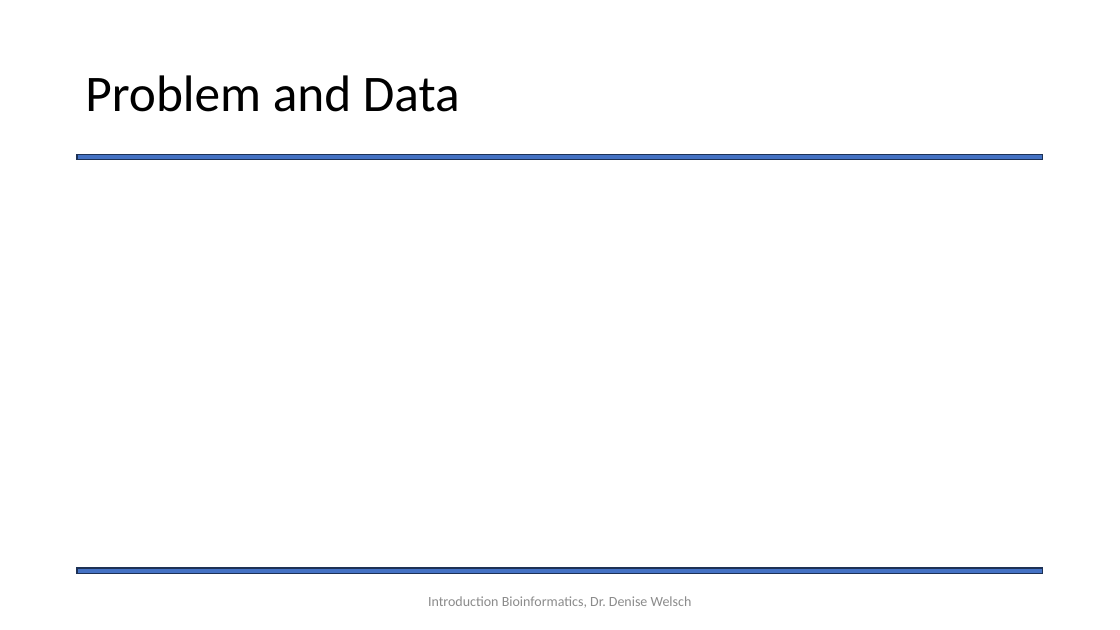
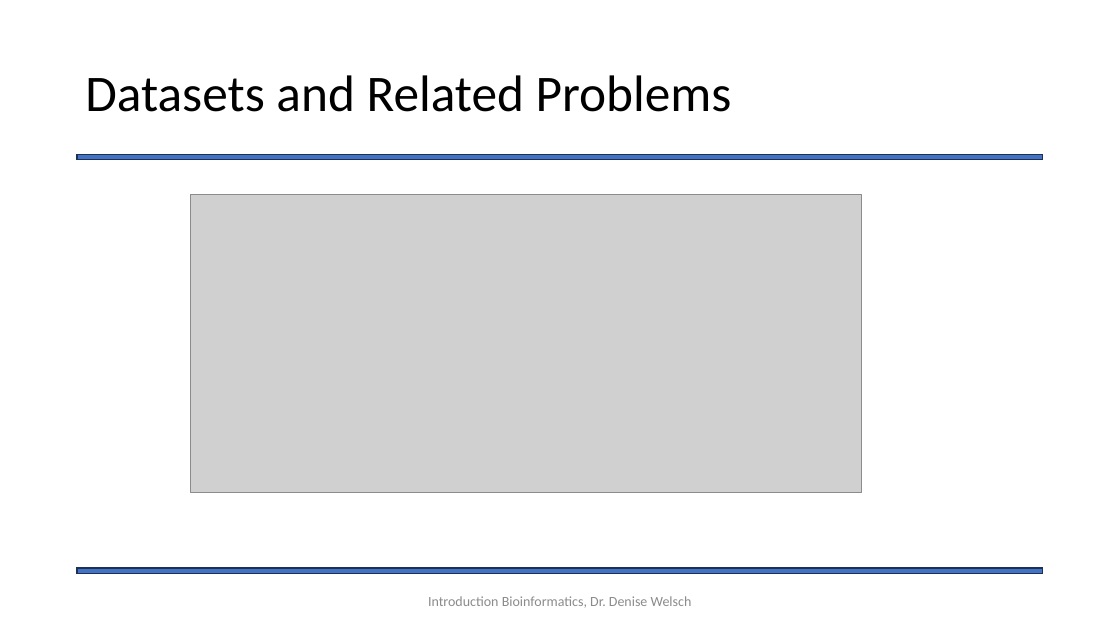
Before and after one commit to Statsomat/BayesTwoProp, a slide deck: slide 11 of documents/Introduction.pptx. Drawn at 1120x630 pixels with LibreOffice and Linux fonts; fonts in the diff are those of the drawing; grey boxes stand for pictures. Boxes give left, top, right and bottom in pixels: in the first picture for what was removed or moved away, otherwise in the second. Text is boxed around its words. In the diff, an @@ line names an element or a change of style, - is before the commit and + after.

```diff
--- a/documents/Introduction.pptx
+++ b/documents/Introduction.pptx
@@ title at (85, 75, 732, 112): text changed @@
-Problem and Data
+Datasets and Related Problems
@@ picture added at (191, 195, 862, 492) @@
```
Also in this commit, not shown: 11 other slides changed, 1 other file.
